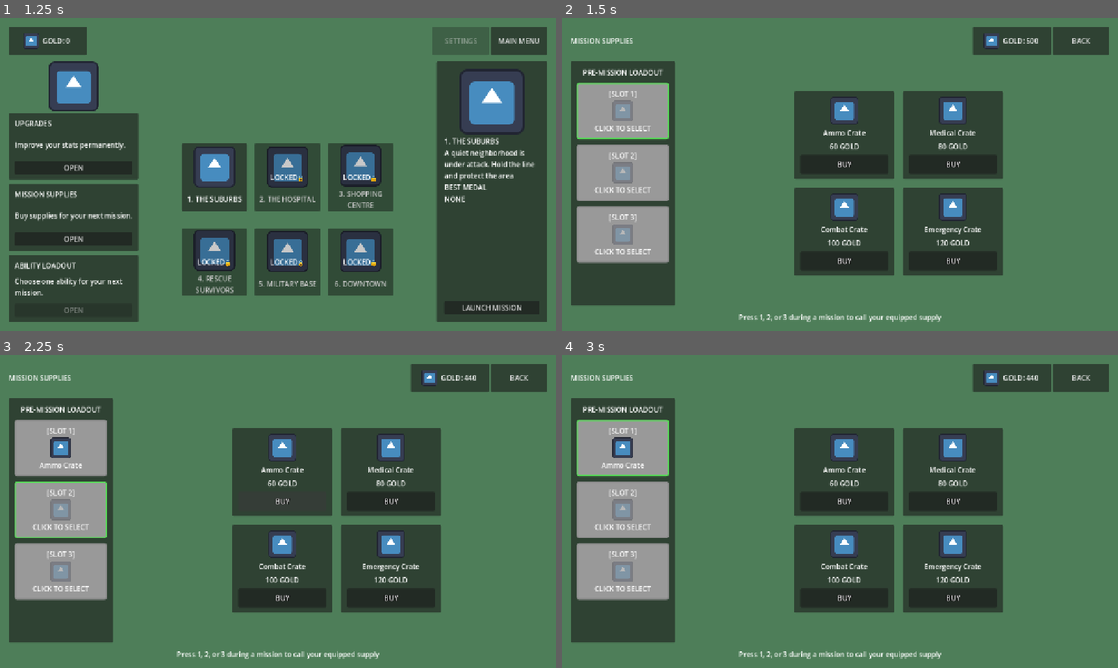
Above: before the commit, frames 1-4 (two rows, left to right).
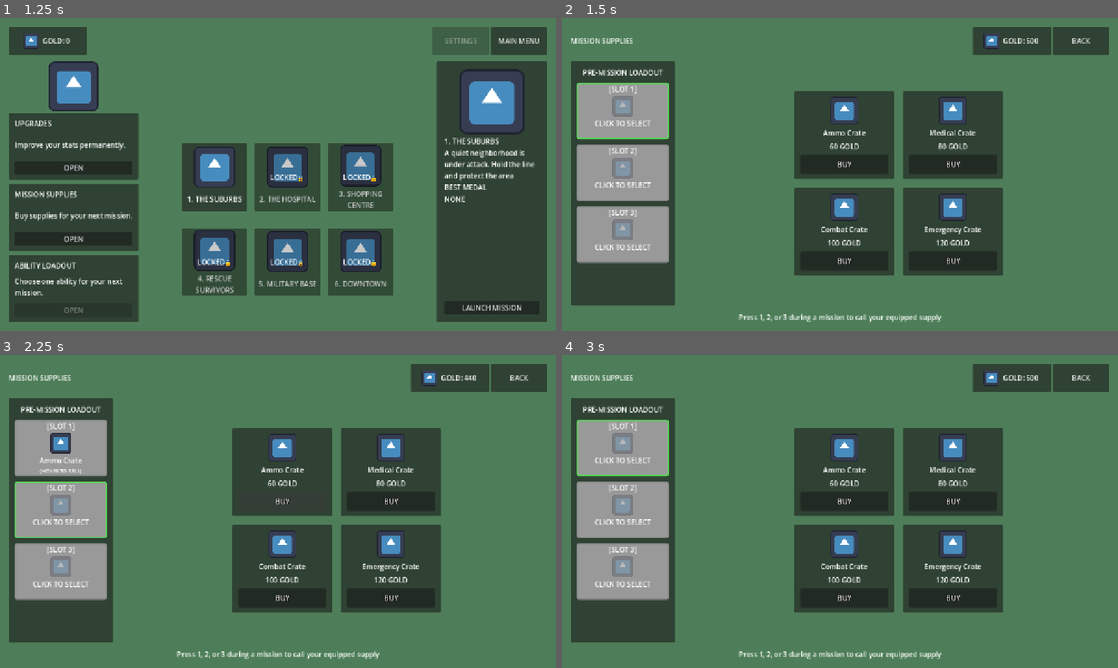
Above: after the commit, the same moments.

Repository: romartdanganan/dead-keys
Game: Godot game, scene res://scenes/ui/main_menu.tscn
The game is run twice, just before and just after one commit, with the same random seed, the same clock (stepped at 60 frames per second) and the same inputs. The engine's default icon, where the game draws it, is replaced by a stand-in: a white triangle on a blue panel in a dark square.
Inputs (mouse positions are in pixels of both pictures, inside the frame that each line leads up to):
- Up to frame 1 (1.25 s): click "START" at 0.5 s
- Up to frame 2 (1.5 s): click "OPEN" at 1.25 s
- Up to frame 3 (2.25 s): click "BUY" at 2 s
- Up to frame 4 (3 s): click (623, 448) at 2.75 s

Frame 1 is identical in both runs. In frame 2, 1.3% of the frame differs, in the area x 5-16%, y 21-76%; in frame 3, 1.3%; in frame 4, 1.4%, in the area x 5-85%, y 6-76%.

Commit message:
Fix supply loadout overwrite bug and crate landing position (#29)

Diff:
--- a/scenes/missions/gameplay_prototype.tscn
+++ b/scenes/missions/gameplay_prototype.tscn
@@ -55,10 +55,10 @@
 [node name="WallAttackLine" type="Marker2D" parent="World" unique_id=689915184]
 position = Vector2(640, 590)
 
-[node name="SupplyLandingPoint" type="Marker2D" parent="World"]
-position = Vector2(950, 480)
-
-[node name="SupplyContainer" type="Node2D" parent="World"]
+[node name="SupplyLandingPoint" type="Marker2D" parent="World" unique_id=1218651921]
+position = Vector2(1150, 380)
+
+[node name="SupplyContainer" type="Node2D" parent="World" unique_id=137963107]
 
 [node name="HUD" type="CanvasLayer" parent="." unique_id=950296053]
 
@@ -448,12 +448,19 @@
 grow_horizontal = 0
 text = "RETURN TO HUB"
 
+[node name="SupplyCallLabel" type="Label" parent="HUD/HUDRoot" unique_id=1761266415]
+layout_mode = 1
+offset_left = 1000.0
+offset_top = 320.0
+offset_right = 1270.0
+offset_bottom = 355.0
+horizontal_alignment = 1
+
 [node name="AmmoSystem" type="Node" parent="." unique_id=1279466094]
 script = ExtResource("4_2o0v8")
 
-[node name="TypingController" type="Node" parent="." unique_id=1294852722 node_paths=PackedStringArray("word_label")]
+[node name="TypingController" type="Node" parent="." unique_id=1294852722]
 script = ExtResource("8_pa0ib")
-word_label = NodePath("")
 
 [node name="MistakeSystem" type="Node" parent="." unique_id=1072825287]
 script = ExtResource("9_67u5c")
--- a/scenes/ui/supply_slot_row.tscn
+++ b/scenes/ui/supply_slot_row.tscn
@@ -54,3 +54,10 @@
 text = "CLICK TO SELECT"
 horizontal_alignment = 1
 autowrap_mode = 3
+
+[node name="HintLabel" type="Label" parent="Content"]
+layout_mode = 2
+mouse_filter = 2
+theme_override_font_sizes/font_size = 12
+text = ""
+horizontal_alignment = 1
--- a/scripts/autoload/supply_state.gd
+++ b/scripts/autoload/supply_state.gd
@@ -26,6 +26,12 @@
 	if slot_index < 0 or slot_index >= SLOT_COUNT:
 		return false
 
+	# refuse to silently overwrite an occupied slot, clear_slot() must be
+	# called first, this is what stops a purchase from both losing gold and
+	# losing whatever was already equipped
+	if not equipped_slots[slot_index].is_empty():
+		return false
+
 	var supply := SupplyCatalog.get_supply(supply_id)
 	if supply.is_empty():
 		return false
@@ -38,6 +44,32 @@
 	return true
 
 
+func clear_slot(slot_index: int) -> void:
+	if slot_index < 0 or slot_index >= SLOT_COUNT:
+		return
+	equipped_slots[slot_index] = ""
+	loadout_changed.emit()
+
+
+# refunds the slot's purchase cost and empties it, this is how a slot is
+# changed once occupied, plain clear_slot() above is a silent no-refund
+# clear used only when a mission ends (see gameplay_prototype.gd)
+func sell_slot(slot_index: int) -> void:
+	if slot_index < 0 or slot_index >= SLOT_COUNT:
+		return
+
+	var supply_id := equipped_slots[slot_index]
+	if supply_id.is_empty():
+		return
+
+	var supply := SupplyCatalog.get_supply(supply_id)
+	if not supply.is_empty():
+		UpgradeState.add_gold(supply.cost)
+
+	equipped_slots[slot_index] = ""
+	loadout_changed.emit()
+
+
 func first_empty_slot() -> int:
 	for i in SLOT_COUNT:
 		if equipped_slots[i] == "":
--- a/scripts/missions/gameplay_prototype.gd
+++ b/scripts/missions/gameplay_prototype.gd
@@ -17,7 +17,6 @@
 ]
 @onready var typing_controller: Node = $TypingController
 @onready var weapon_controller: WeaponController = $World/WeaponController
-@onready var mistake_system: MistakeSystem = $MistakeSystem
 @onready var projectile_container: Node2D = $World/ProjectileContainer
 @onready var spawn_points: Array[Marker2D] = [$World/EnemySpawnArea/SpawnLeftBoundary, $World/EnemySpawnArea/SpawnCentreGuide, $World/EnemySpawnArea/SpawnRightBoundary]
 @onready var wall_target: Marker2D = $World/WallAttackLine
@@ -29,6 +28,7 @@
 	$HUD/HUDRoot/CombatUtilityPanel/CombatUtilityMargin/CombatUtilityContent/SupplySection/SupplySlots/SupplySlot2/SlotPanel/SlotMargin/SupplyIcon1,
 	$HUD/HUDRoot/CombatUtilityPanel/CombatUtilityMargin/CombatUtilityContent/SupplySection/SupplySlots/SupplySlot3/SlotPanel/SlotMargin/SupplyIcon1,
 ]
+@onready var supply_call_label: Label = $HUD/HUDRoot/SupplyCallLabel
 
 var zombie_manager: ZombieManager
 
@@ -47,11 +47,21 @@
 const SUPPLY_CRATE_SCENE := preload("res://scenes/entities/supply_crate.tscn")
 const SupplyCatalog := preload("res://scripts/resources/supply_catalog.gd")
 
-const SUPPLY_FLIGHT_SECONDS: float = 3.0
+const SUPPLY_FLIGHT_SECONDS: int = 3
+
+# Emergency Crate (#29): originally a jam-clear, changed after review since
+# typing the crate's own word takes about as long as a jam lasts anyway.
+# Now a temporary wall damage reduction plus a partial ammo refill instead.
+const EMERGENCY_WALL_REDUCTION_FACTOR: float = 0.5
+const EMERGENCY_WALL_REDUCTION_DURATION: float = 15.0
+const EMERGENCY_AMMO_REFILL_FRACTION: float = 0.5
 
 var active_crate: SupplyCrate = null
 var supply_call_pending: bool = false
 var supply_slots_used: Array[bool] = [false, false, false]
+var supply_call_seconds_left: int = 0
+var supply_call_supply_id: String = ""
+var wall_damage_reduction_active: bool = false
 
 func _ready() -> void:
 	_apply_upgrades()
@@ -160,11 +170,33 @@
 	supply_slots_used[slot_index] = true
 	supply_slot_icons[slot_index].modulate.a = 0.35
 	supply_call_pending = true
-
-	print("Supply called: ", supply_id, " (slot ", slot_index + 1, "), landing in ", SUPPLY_FLIGHT_SECONDS, "s")
-
-	var flight_timer := get_tree().create_timer(SUPPLY_FLIGHT_SECONDS)
-	flight_timer.timeout.connect(_spawn_supply_crate.bind(supply_id))
+	supply_call_supply_id = supply_id
+	supply_call_seconds_left = SUPPLY_FLIGHT_SECONDS
+
+	_update_supply_call_label()
+	print("Supply called: ", supply_id, " (slot ", slot_index + 1, ")")
+
+	var countdown_timer := Timer.new()
+	countdown_timer.wait_time = 1.0
+	add_child(countdown_timer)
+	countdown_timer.timeout.connect(_on_supply_countdown_tick.bind(countdown_timer))
+	countdown_timer.start()
+
+func _on_supply_countdown_tick(countdown_timer: Timer) -> void:
+	supply_call_seconds_left -= 1
+
+	if supply_call_seconds_left <= 0:
+		countdown_timer.stop()
+		countdown_timer.queue_free()
+		supply_call_label.text = ""
+		_spawn_supply_crate(supply_call_supply_id)
+		return
+
+	_update_supply_call_label()
+
+func _update_supply_call_label() -> void:
+	var supply := SupplyCatalog.get_supply(supply_call_supply_id)
+	supply_call_label.text = "%s landing in %d..." % [supply.get("display_name", "SUPPLY"), supply_call_seconds_left]
 
 func _spawn_supply_crate(supply_id: String) -> void:
 	supply_call_pending = false
@@ -209,8 +241,14 @@
 		"combat_crate":
 			weapon_controller.bullet_damage = int(weapon_controller.bullet_damage * 1.5)
 		"emergency_crate":
-			mistake_system.set_jam(false)
-			ammo_system.add_ammunition(ammo_system.maximum_ammo)
+			ammo_system.add_ammunition(int(ammo_system.maximum_ammo * EMERGENCY_AMMO_REFILL_FRACTION))
+			_activate_wall_damage_reduction()
+
+func _activate_wall_damage_reduction() -> void:
+	wall_damage_reduction_active = true
+	get_tree().create_timer(EMERGENCY_WALL_REDUCTION_DURATION).timeout.connect(
+		func() -> void: wall_damage_reduction_active = false
+	)
 
 func _start_mission() -> void:
 	var mission := _build_mission_config()
@@ -287,9 +325,10 @@
 	print("Zombie health now: ", damaged_zombie.health)
 
 func _on_wall_hit(damage: float) -> void:
-	wall_health = max(wall_health - damage, 0.0)
+	var effective_damage := damage * EMERGENCY_WALL_REDUCTION_FACTOR if wall_damage_reduction_active else damage
+	wall_health = max(wall_health - effective_damage, 0.0)
 	_update_wall_hud()
-	print("Wall hit for ", damage, " damage. Wall health: ", wall_health)
+	print("Wall hit for ", effective_damage, " damage. Wall health: ", wall_health)
 	if wall_health <= 0.0:
 		_spend_life()
 
--- a/scripts/resources/supply_catalog.gd
+++ b/scripts/resources/supply_catalog.gd
@@ -28,7 +28,7 @@
 	{
 		"id": "emergency_crate",
 		"display_name": "Emergency Crate",
-		"description": "Clears a weapon jam instantly and refills ammunition.",
+		"description": "Halves wall damage taken for 15 seconds and refills half your ammunition.",
 		"cost": 120,
 	},
 ]
--- a/scripts/ui/mission_supplies.gd
+++ b/scripts/ui/mission_supplies.gd
@@ -33,6 +33,7 @@
 		selected_slot = 0
 
 	_refresh_slots()
+	_refresh_cards()
 
 
 func _on_gold_changed(new_gold: int) -> void:
@@ -40,8 +41,15 @@
 
 
 func _on_slot_pressed(slot_index: int) -> void:
+	# clicking an occupied slot sells it back for a refund, this is the only
+	# way to change what's equipped, prevents a BUY from silently overwriting
+	# it and losing both the gold and the previous supply
+	if not SupplyState.get_slot(slot_index).is_empty():
+		SupplyState.sell_slot(slot_index)
+
 	selected_slot = slot_index
 	_refresh_slots()
+	_refresh_cards()
 
 
 func _on_buy_pressed(supply_id: String) -> void:
@@ -66,8 +74,9 @@
 
 
 func _refresh_cards() -> void:
+	var occupied := selected_slot != -1 and not SupplyState.get_slot(selected_slot).is_empty()
 	for row in card_rows:
-		row.refresh()
+		row.refresh(occupied)
 
 
 func _on_back_button_pressed() -> void:
--- a/scripts/ui/supply_card_row.gd
+++ b/scripts/ui/supply_card_row.gd
@@ -17,8 +17,9 @@
 	refresh()
 
 
-# repaints the buy button, disabled when gold is insufficient
-func refresh() -> void:
+# repaints the buy button, disabled when gold is insufficient or the
+# currently selected loadout slot is already occupied
+func refresh(selected_slot_occupied: bool = false) -> void:
 	var supply := SupplyCatalog.get_supply(supply_id)
 	if supply.is_empty():
 		push_warning("SupplyCardRow has unknown supply_id: " + supply_id)
@@ -27,7 +28,13 @@
 	name_label.text = supply.display_name
 	tooltip_text = supply.description
 	cost_label.text = "%d GOLD" % supply.cost
-	buy_button.disabled = not UpgradeState.can_afford(supply.cost)
+
+	if selected_slot_occupied:
+		buy_button.text = "SLOT FULL"
+		buy_button.disabled = true
+	else:
+		buy_button.text = "BUY"
+		buy_button.disabled = not UpgradeState.can_afford(supply.cost)
 
 
 func _on_buy_pressed() -> void:
--- a/scripts/ui/supply_slot_row.gd
+++ b/scripts/ui/supply_slot_row.gd
@@ -7,14 +7,18 @@
 
 const COLOUR_SELECTED := Color(0.35, 0.85, 0.35)
 const COLOUR_UNSELECTED := Color(0.55, 0.55, 0.55)
+const COLOUR_SELL_HOVER := Color(0.85, 0.35, 0.35)
 
 @export var slot_index: int = 0
 
 @onready var number_label: Label = $Content/NumberLabel
 @onready var icon_rect: TextureRect = $Content/Icon
 @onready var name_label: Label = $Content/NameLabel
+@onready var hint_label: Label = $Content/HintLabel
 
 var card_style: StyleBoxFlat
+var is_hovering: bool = false
+var is_selected_cache: bool = false
 
 
 func _ready() -> void:
@@ -24,22 +28,47 @@
 		add_theme_stylebox_override(state, card_style)
 
 	pressed.connect(_on_pressed)
+	mouse_entered.connect(_on_mouse_entered)
+	mouse_exited.connect(_on_mouse_exited)
 	refresh(false)
 
 
 func refresh(is_selected: bool) -> void:
+	is_selected_cache = is_selected
 	number_label.text = "[SLOT %d]" % (slot_index + 1)
 
 	var supply_id := SupplyState.get_slot(slot_index)
+
 	if supply_id.is_empty():
+		icon_rect.modulate.a = 0.3
 		name_label.text = "CLICK TO SELECT"
-		icon_rect.modulate.a = 0.3
+		hint_label.text = ""
+		card_style.border_color = COLOUR_SELECTED if is_selected else COLOUR_UNSELECTED
+		return
+
+	icon_rect.modulate.a = 1.0
+	var supply := SupplyCatalog.get_supply(supply_id)
+
+	# hovering an occupied slot previews the sell price instead of the
+	# equipped supply, clicking then sells and refunds it
+	if is_hovering:
+		name_label.text = "SELL FOR"
+		hint_label.text = "%d GOLD?" % supply.get("cost", 0)
+		card_style.border_color = COLOUR_SELL_HOVER
 	else:
-		var supply := SupplyCatalog.get_supply(supply_id)
 		name_label.text = supply.get("display_name", "")
-		icon_rect.modulate.a = 1.0
+		hint_label.text = "(HOVER TO SELL)"
+		card_style.border_color = COLOUR_SELECTED if is_selected else COLOUR_UNSELECTED
 
-	card_style.border_color = COLOUR_SELECTED if is_selected else COLOUR_UNSELECTED
+
+func _on_mouse_entered() -> void:
+	is_hovering = true
+	refresh(is_selected_cache)
+
+
+func _on_mouse_exited() -> void:
+	is_hovering = false
+	refresh(is_selected_cache)
 
 
 func _on_pressed() -> void:
Not shown, added: tests/manual/mission_supplies_system_test_2026-08-21.md
